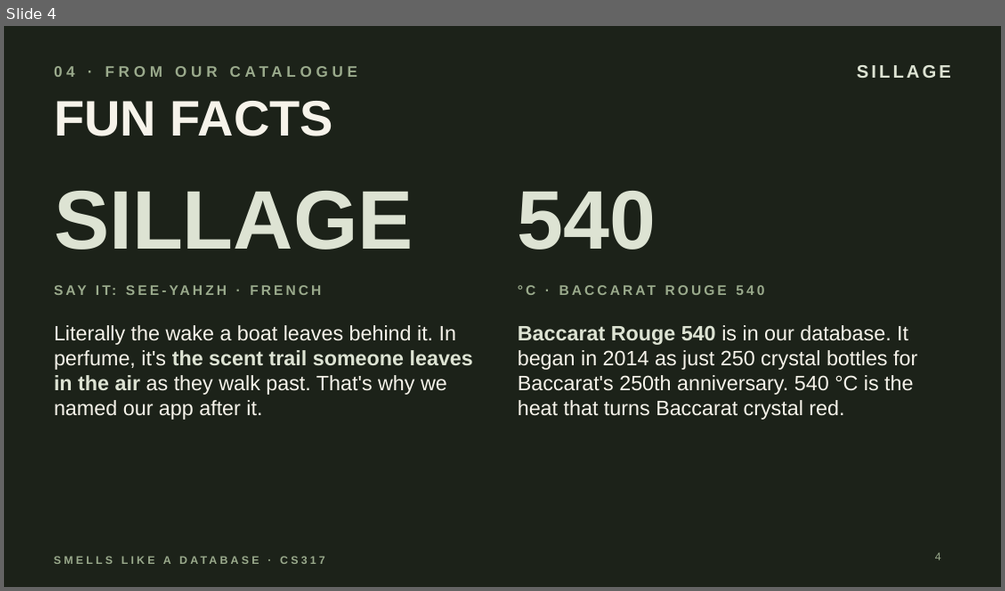
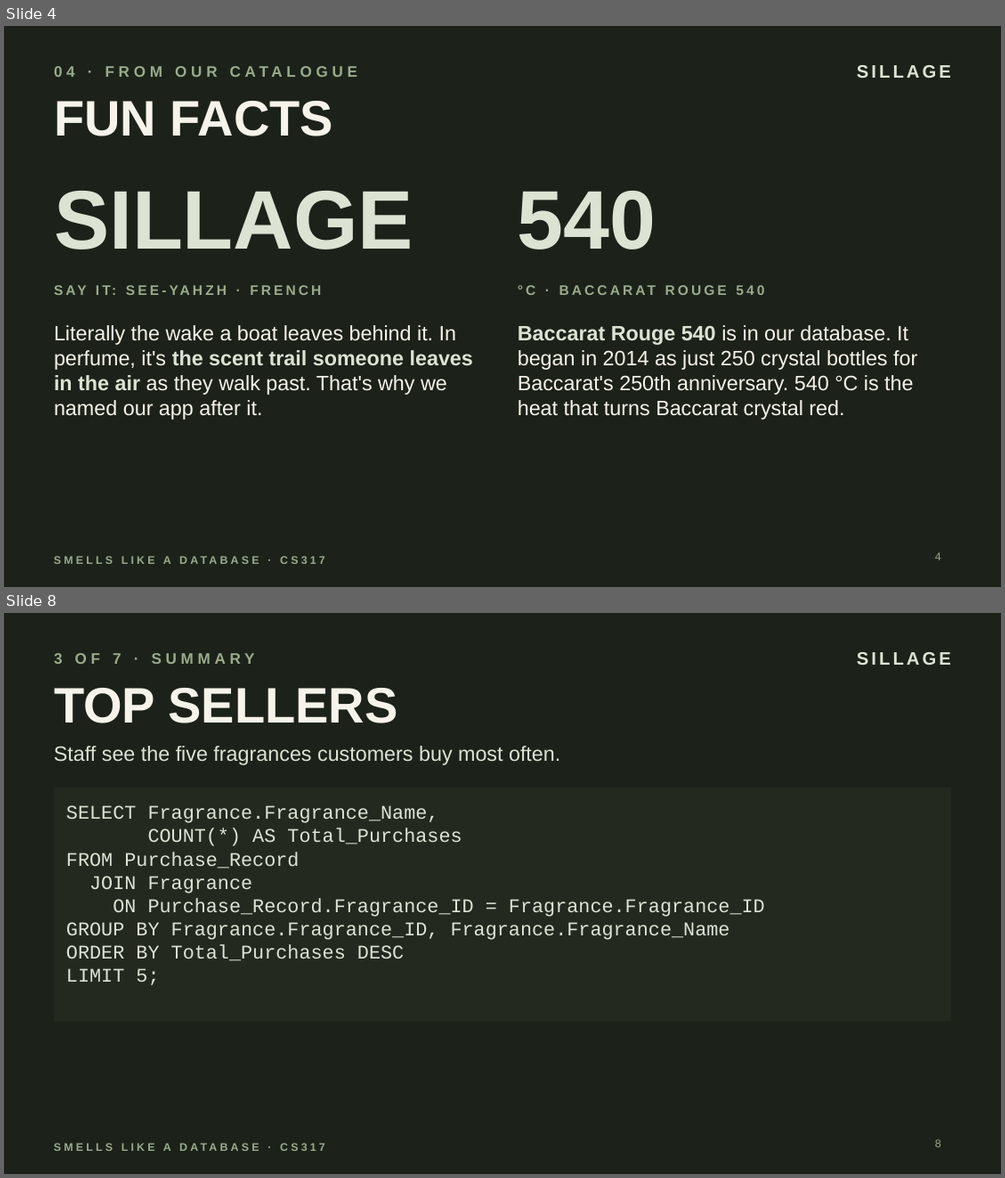
Before and after one commit to t-drape/Smells_Like_A_Database, a slide deck: CS317_Smells_Like_a_Database.pptx. Shown one above the other, each under a label of ours: slide 4 before the commit, slides 4 and 8 after it; the slides between them are not shown. The pictures are 1005x591 and 1005x1178 pixels, drawn with LibreOffice and Linux fonts; fonts in the diff are those of the drawing. Boxes give left, top, right and bottom in pixels: in the first picture for what was removed or moved away, otherwise in the second. Text is boxed around its words. In the diff, an @@ line names an element or a change of style, - is before the commit and + after.

```diff
--- a/CS317_Smells_Like_a_Database.pptx
+++ b/CS317_Smells_Like_a_Database.pptx
@@ slide 8 added at (4, 613, 1001, 1174), background #1C2219; not listed: 2 template elements that a slide beside it also shows @@
@@ text added at (54, 653, 255, 664), 11 pt, text #9AAA8C, bold @@
+3 OF 7 · SUMMARY
@@ title added at (54, 688, 398, 723), 36 pt, text #F6F3EA, bold @@
+TOP SELLERS
@@ text added at (54, 746, 560, 765), 15 pt, text #DDE3D3 @@
+Staff see the five fragrances customers buy most often.
@@ rectangle added at (54, 787, 951, 1021), fill #23291F, 14 pt, text #DDE3D3 @@
+SELECT Fragrance.Fragrance_Name,
+COUNT(*) AS Total_Purchases
+FROM Purchase_Record
+JOIN Fragrance
+ON Purchase_Record.Fragrance_ID = Fragrance.Fragrance_ID
+GROUP BY Fragrance.Fragrance_ID, Fragrance.Fragrance_Name
+ORDER BY Total_Purchases DESC
+LIMIT 5;
@@ page number added at (935, 1139, 941, 1147), 8 pt, text #9AAA8C @@
+8
```
Also in this commit, not shown: 9 other slides added.
